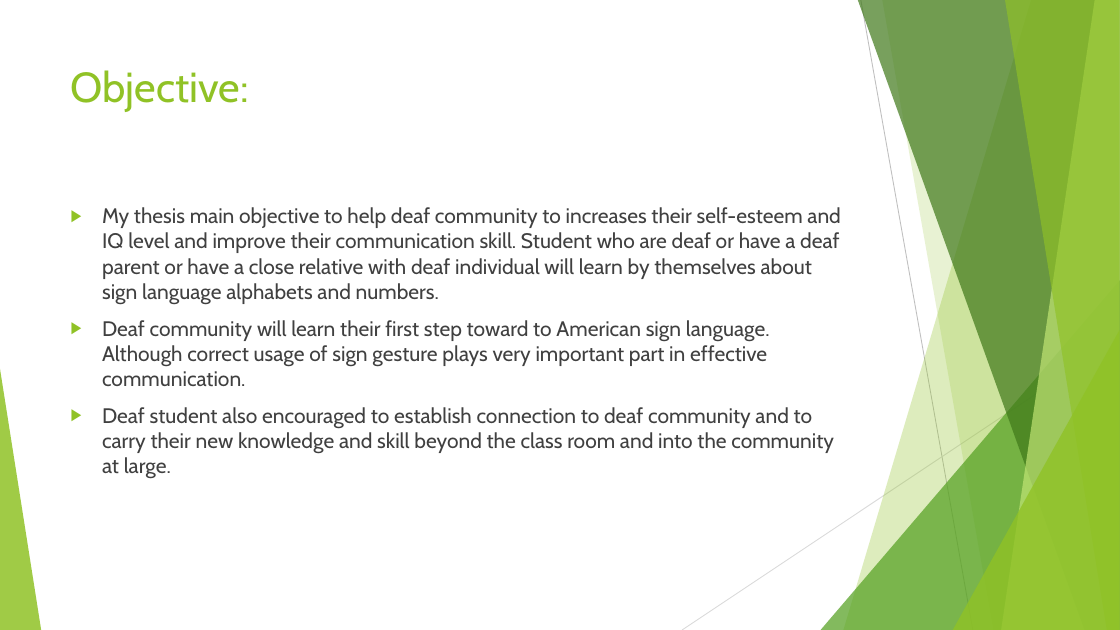
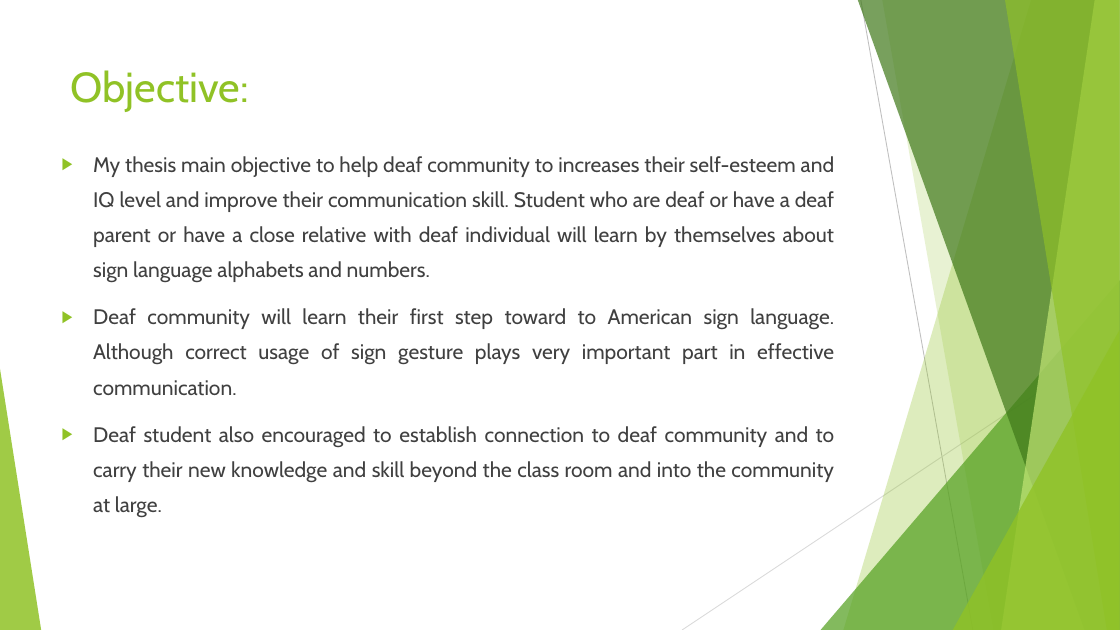
Before and after one commit to sandipgoswami/Mythesis, a slide deck: slide 8 of Sign language/Final/Thesis PPT 0362577-2.pptx (slide 7 before the commit). Drawn at 1120x630 pixels with LibreOffice and Linux fonts; fonts in the diff are those of the drawing. Boxes give left, top, right and bottom in pixels: in the first picture for what was removed or moved away, otherwise in the second. Text is boxed around its words. In the diff, an @@ line names an element or a change of style, - is before the commit and + after.

```diff
--- a/Sign language/Final/Thesis PPT 0362577-2.pptx
+++ b/Sign language/Final/Thesis PPT 0362577-2.pptx
@@ text "My thesis main objective to ...": place and size @@
-text "My thesis main objective to ..." at [102,207,840,479]
+text "My thesis main objective to ..." at [93,156,835,518]
@@ text "My thesis main objective to ..." at [93,156,835,518]: alignment left to justified; line spacing 1 to 1.4 @@
```
Also in this commit, not shown: 2 other slides changed, 4 slides added, 3 other files.
